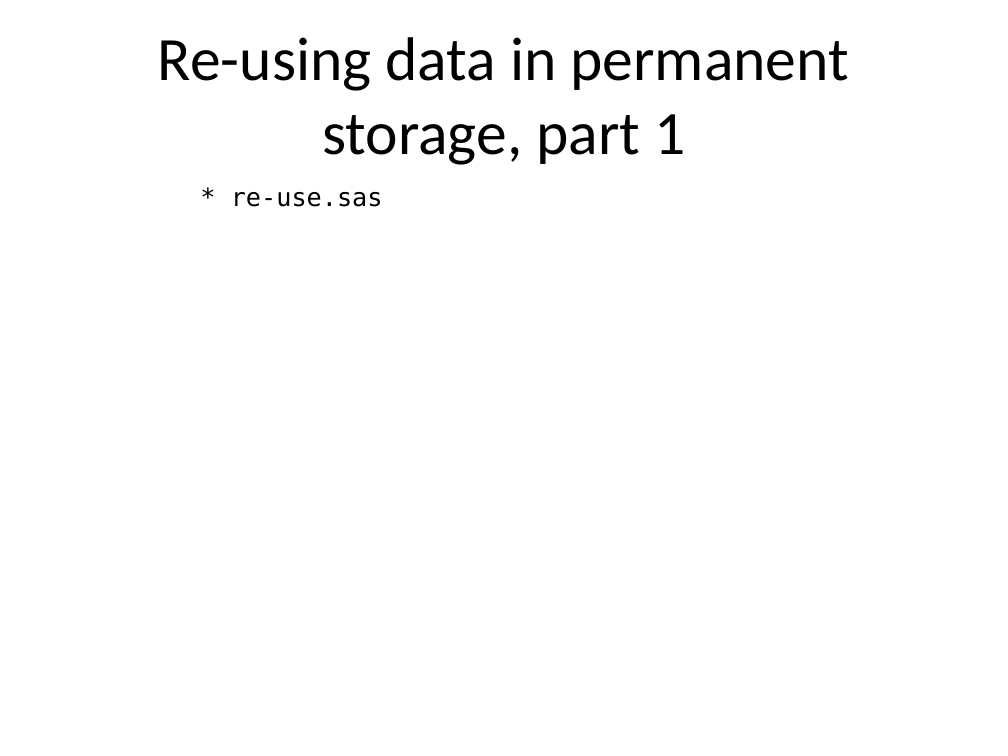
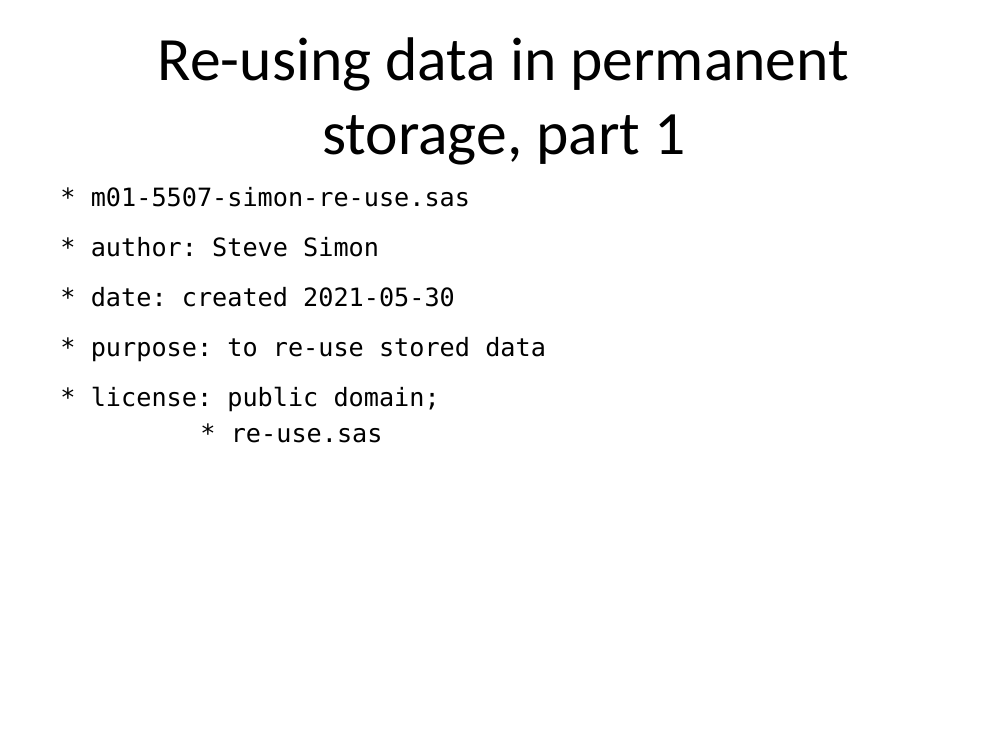
Before and after one commit to pmean/introduction-to-SAS, a slide deck: slide 11 of results/m01-basic-program.pptx (slide 9 before the commit). Drawn at 1008x756 pixels with LibreOffice and Linux fonts; fonts in the diff are those of the drawing. Boxes give left, top, right and bottom in pixels: in the first picture for what was removed or moved away, otherwise in the second. Text is boxed around its words. In the diff, an @@ line names an element or a change of style, - is before the commit and + after.

```diff
--- a/results/m01-basic-program.pptx
+++ b/results/m01-basic-program.pptx
@@ text at <box>91,187,546,443</box>: text changed @@
-* re-use.sas
+* m01-5507-simon-re-use.sas
+* author: Steve Simon
+* date: created 2021-05-30
+* purpose: to re-use stored data
+* license: public domain;
+* re-use.sas
```
Also in this commit, not shown: 2 other slides changed, 12 slides added, 6 other files.
